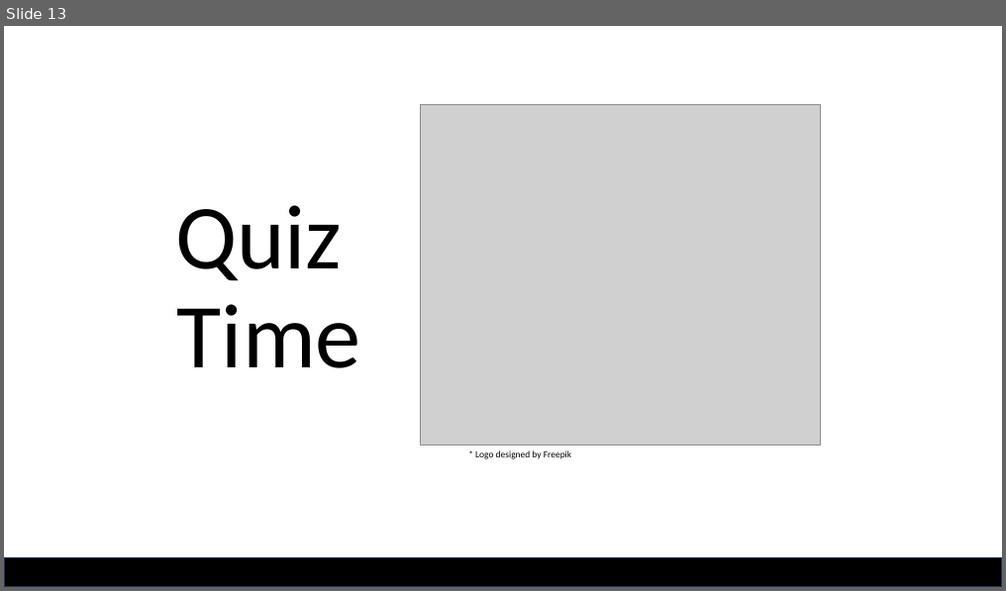
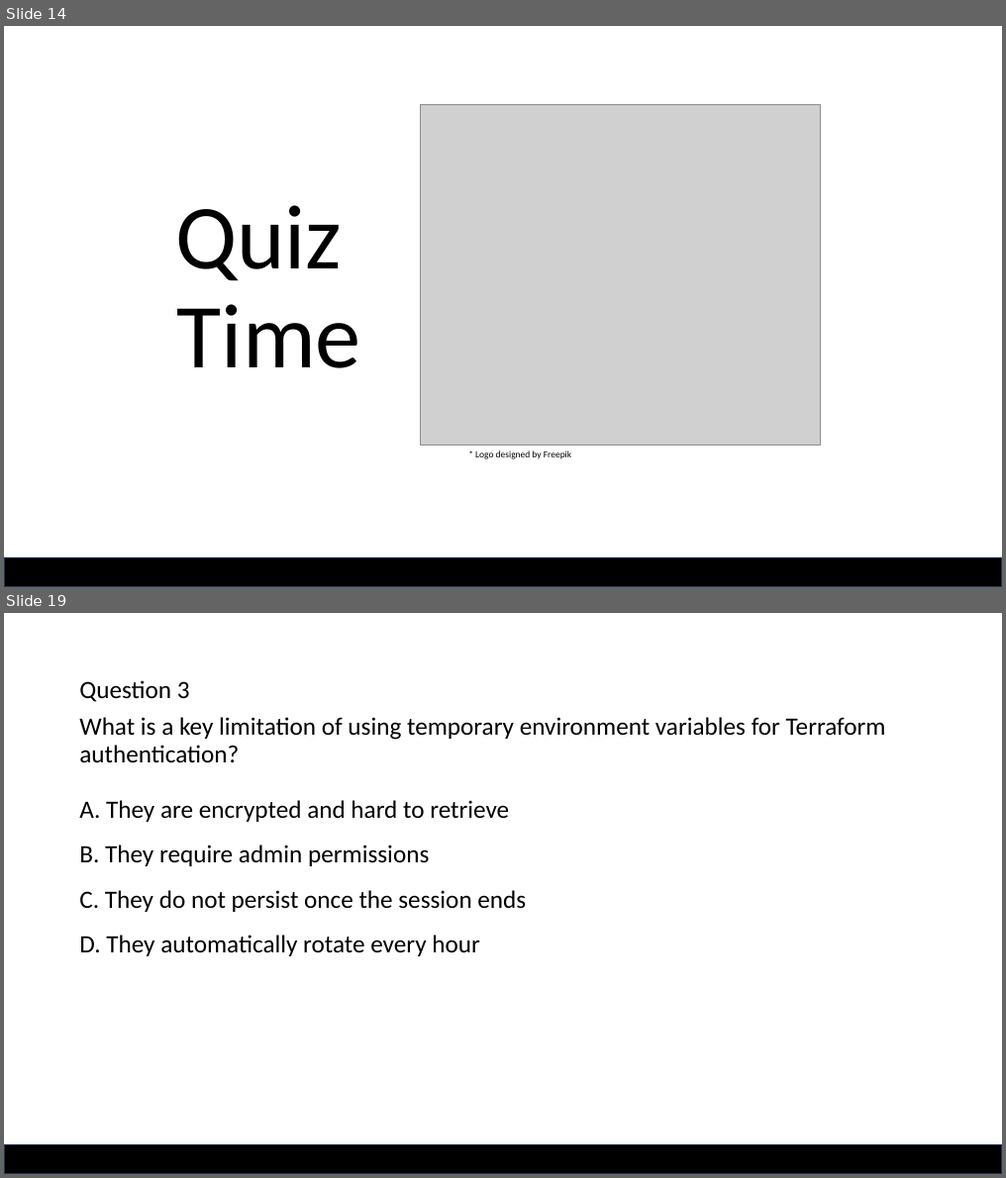
Before and after one commit to qatip/tf-int-trainers, a slide deck: module_3_cloud_authentication.pptx. Shown one above the other, each under a label of ours: slide 13 before the commit, slides 14 and 19 after it; the slides between them are not shown. The pictures are 1006x591 and 1006x1178 pixels, drawn with LibreOffice and Linux fonts; fonts in the diff are those of the drawing; grey boxes stand for pictures; background and template pictures are left out. Boxes give left, top, right and bottom in pixels: in the first picture for what was removed or moved away, otherwise in the second. Text is boxed around its words. In the diff, an @@ line names an element or a change of style, - is before the commit and + after.

```diff
--- a/module_3_cloud_authentication.pptx
+++ b/module_3_cloud_authentication.pptx
@@ slide 19 added at bbox=[4, 613, 1002, 1174], background #FFFFFF; not listed: 2 template elements that a slide beside it also shows @@
@@ text added at bbox=[79, 680, 886, 957], 24 pt, text #000000 @@
+Question 3
+What is a key limitation of using temporary environment variables for Terraform authentication?
+A. They are encrypted and hard to retrieve
+B. They require admin permissions
+C. They do not persist once the session ends
+D. They automatically rotate every hour
@@ what was slide 13 is now slide 14 @@
```
Also in this commit, not shown: 1 slide changed, 6 other slides added, 1 other file.
